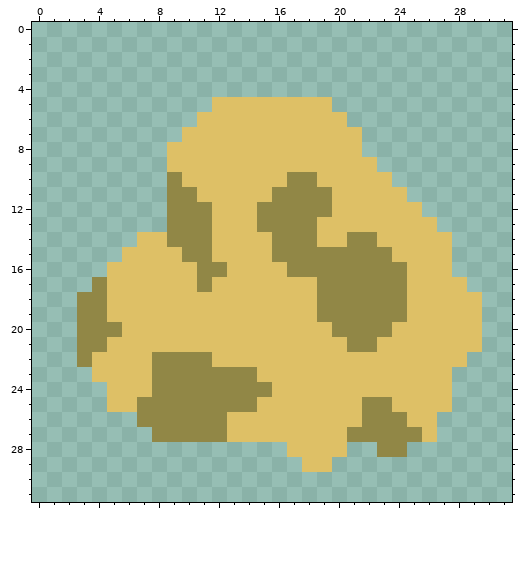
Pixel-art sprite: sprites/items/fat.png. The first picture shows the starting point.
The file is 32x32 pixels.
The same view after the edit:
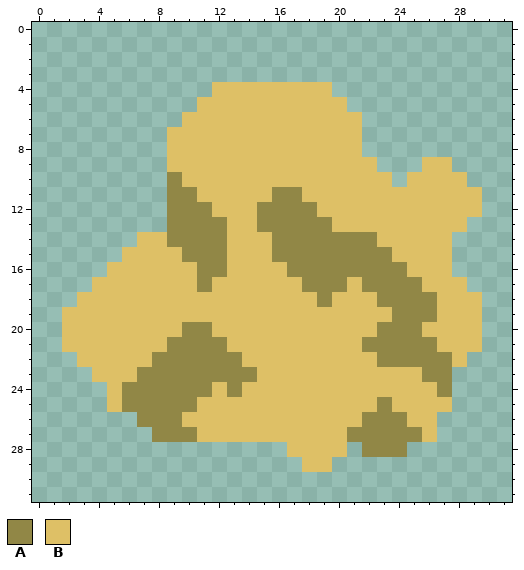
Palette (. is transparent): A #918746  B #dec066
Difference:
The edit adds colour A in row 28 at x 22.
Colour B gives way to colour A in row 13 at x 12 and 19; in row 14 at x 12 and 19 to 20; in row 15 at x 12; in row 17 at x 18 and 25; in rows 18 to 19 at x 25 to 26; in row 20 at x 10 to 11 and 24 to 25.
Colour B gives way to colour A in row 21 at x 9 to 12 and 23 to 26; in row 22 at x 12 to 13 and 23 to 27; in row 23 at x 7 and 26 to 27; in row 24 at x 6 to 7 and 27; in row 25 at x 6.
The edit adds colour B in row 4 at x 12 to 19; in row 5 at x 11 and 20; in row 6 at x 10 and 21; in row 7 at x 9; in row 9 at x 26 to 27; in row 10 at x 25 to 28.
The edit adds colour B in row 11 at x 25 to 29; in row 12 at x 26 to 29; in row 13 at x 27 to 28; in rows 19 to 21 at x 2.
Colour A gives way to colour B in row 10 at x 17 to 18; in row 11 at x 18 to 19; in row 12 at x 19; in row 17 at x 4 and 21; in row 18 at x 3 to 4 and 20 to 22; in row 19 at x 3 to 4 and 19 to 23.
Colour A gives way to colour B in row 20 at x 3 to 5 and 20 to 22; in row 21 at x 3 to 4 and 21; in row 22 at x 3; in row 24 at x 12 and 14 to 15; in row 25 at x 11 to 14 and 22; in row 26 at x 10 to 12.
Colour A gives way to colour B in row 27 at x 11 to 12.
Where, in picture pixels (left, top, right, bottom), the same in both pictures:
changed: (62, 82, 482, 457)
